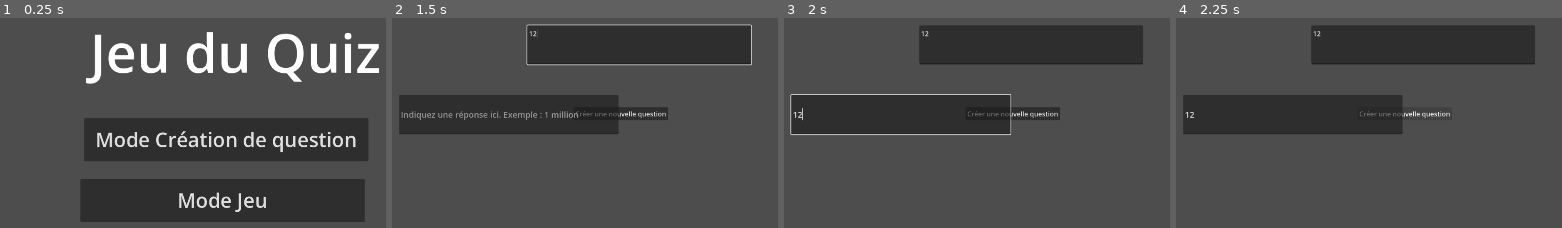
Above: before the commit, frames 1-4 (left to right).
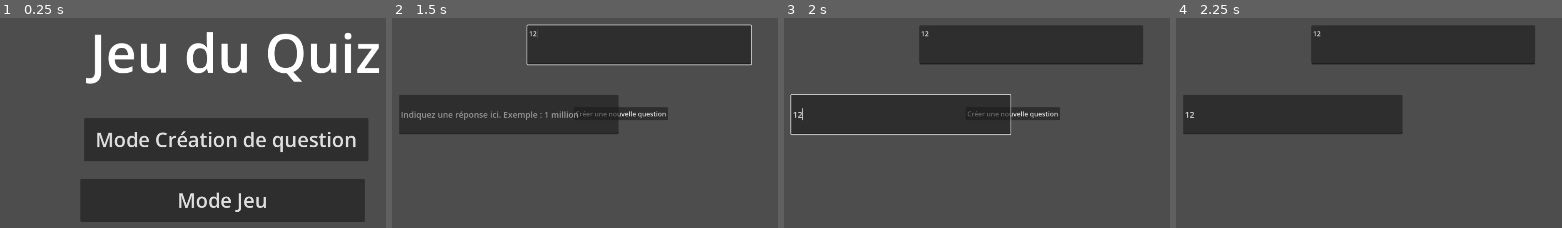
Above: after the commit, the same moments.

Repository: GeekhaNoth/projet-lab
Game: Godot game, scene res://scene/main_scene.tscn
The game is run twice, just before and just after one commit, with the same random seed, the same clock (stepped at 60 frames per second) and the same inputs.
Inputs (mouse positions are in pixels of both pictures, inside the frame that each line leads up to):
- Up to frame 1 (0.25 s): no input
- Up to frame 2 (1.5 s): click "Mode Création de question" at 0.5 s; click (639, 45) at 1.27 s; type "12" at 1.35 s
- Up to frame 3 (2 s): click (899, 114) at 1.5 s; type "12" at 1.58 s
- Up to frame 4 (2.25 s): click "Créer une nouvelle question" at 2 s

Frames 1-3 are identical in both runs. In frame 4, 0.2% of the frame differs, in the area x 47-71%, y 44-48%.
Error before the commit: Parse Error: Preload file "res://scene/questionScene.tscn" does not exist. (res://scripts/questionMaker.gd:32)
Error after the commit: Cannot call method 'set_visible' on a null value. (res://scripts/questionMaker.gd:75)

Commit message:
quiz mode WIP

Diff:
--- a/scripts/questionMaker.gd
+++ b/scripts/questionMaker.gd
@@ -1,6 +1,6 @@
 extends Node
 @export var button_create_question : Button
-@export var button_create_scene : Button
+@export var button_validate_question : Button
 @export var button_add_image : Button
 @export var question_edit : TextEdit
 
@@ -15,6 +15,7 @@
 # Called when the node enters the scene tree for the first time.
 func _ready() -> void:
 	_change_node_visibility(false)
+	button_validate_question.get_child(0).set_visible(false)
 	for i in range(line_edit.size()):
 		line_edit[i].text_changed.connect(_on_answer_edit_text_changed.bind(i))
 		if (i > 0):
@@ -22,24 +23,28 @@
 
 
 # Called every frame. 'delta' is the elapsed time since the previous frame.
-func _process(delta: float) -> void:
+func _process(_delta: float) -> void:
 	pass
 
 func _validate_question():
+	if (!_check_field_when_question_validation(question_edit, "Le champ question est vide")):
+		return
+	if (!_check_field_when_question_validation(line_edit[0], "Le champ réponse 1 est vide")):
+		return
+	button_validate_question.get_child(0).set_visible(false)
 	_change_node_visibility(false)
 	for element in line_edit:
 		element.get_parent().set_visible(false)
-	var scene_question = preload("res://scene/questionScene.tscn").instantiate()
-	add_child(scene_question)
-	var question_text_node = scene_question.get_node("Question/QuestionText")
-	if (question_edit.text != ""):
-		question_text_node.text = question_edit.text
-	for i in range(line_edit.size()):
-		if (line_edit[i].text != ""):
-			scene_question.buttons[i].get_child(0).text = line_edit[i].text
 	_add_in_csv()
-	_import_and_add_image(scene_question)
-	scene_question.right_answer = option_button.get_selected_id()
+	#_import_and_add_image(scene_question)
+	#scene_question.right_answer = option_button.get_selected_id()
+
+func _check_field_when_question_validation(field_to_check, text_to_show) -> bool:
+	if (field_to_check.text.strip_edges() == ""):
+		button_validate_question.get_child(0).text = text_to_show
+		button_validate_question.get_child(0).set_visible(true)
+		return false
+	return true
 
 func _import_and_add_image(node_scene_question):
 	if(selected_image_path != ""):
@@ -67,7 +72,7 @@
 	csv_file.close()
 
 func _change_node_visibility(state):
-	button_create_scene.set_visible(state)
+	button_validate_question.set_visible(state)
 	question_edit.set_visible(state)
 	button_add_image.set_visible(state)
 	line_edit[0].set_visible(state)
